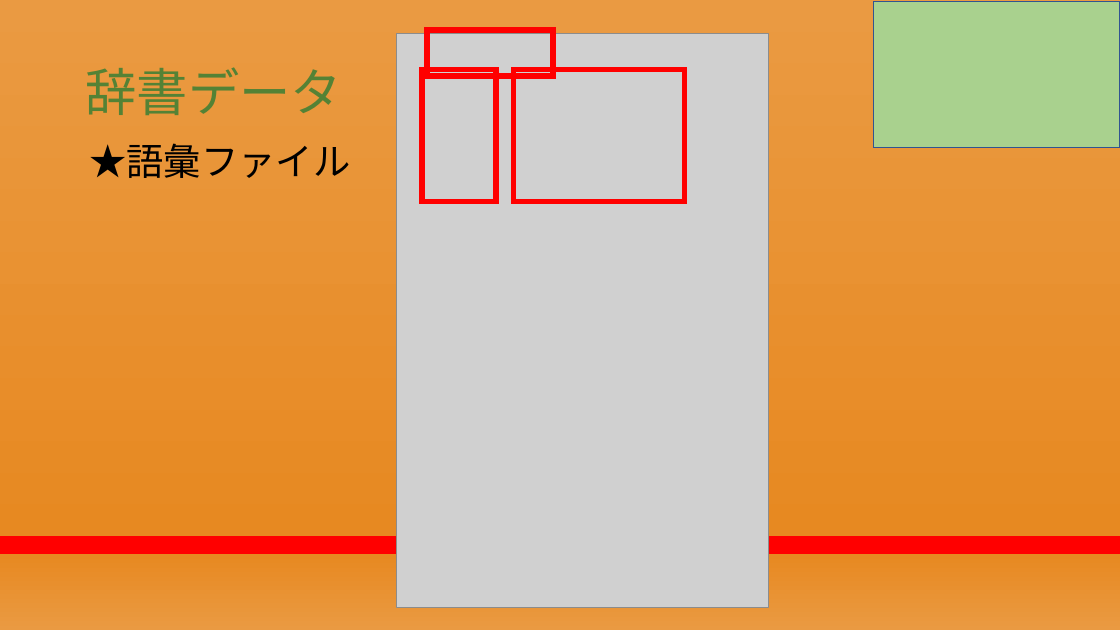
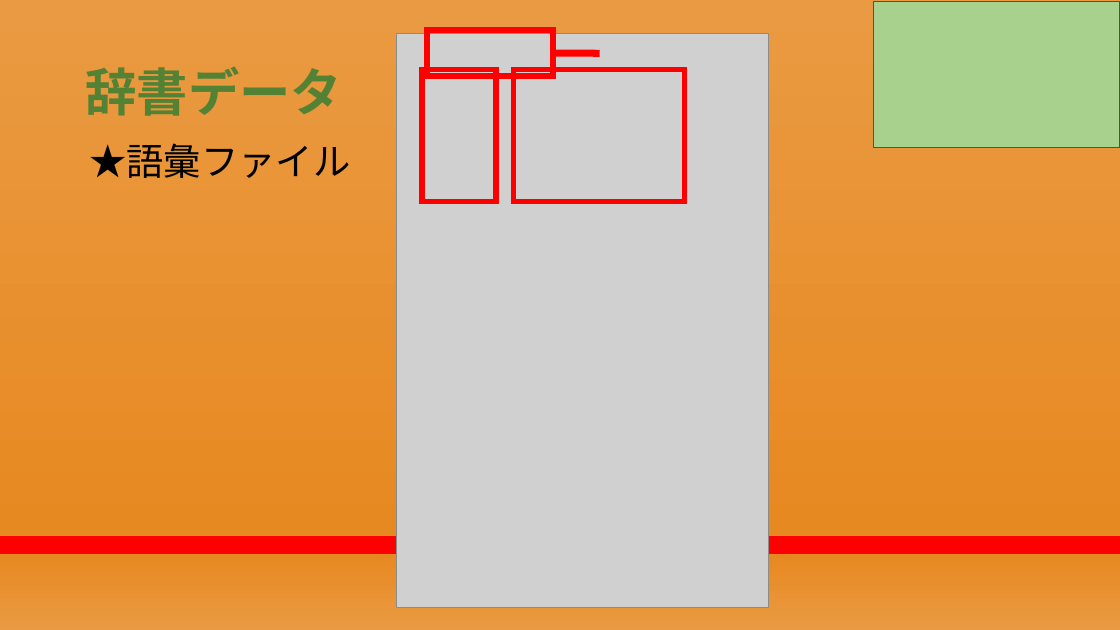
Before and after one commit to RikiishiSuzunosuke/AIspeaker_yosie, a slide deck: slide 10 of presentation/AIスピーカー開発_2.pptx. Drawn at 1120x630 pixels with LibreOffice and Linux fonts; fonts in the diff are those of the drawing; grey boxes stand for pictures. Boxes give left, top, right and bottom in pixels: in the first picture for what was removed or moved away, otherwise in the second. Text is boxed around its words. In the diff, an @@ line names an element or a change of style, - is before the commit and + after.

```diff
--- a/presentation/AIスピーカー開発_2.pptx
+++ b/presentation/AIスピーカー開発_2.pptx
@@ title "辞書データ" at <box>85,66,342,116</box>: bold on @@
@@ line added from (553, 53) to (600, 53), #FF0000 6 pt @@
```
Also in this commit, not shown: 23 other slides changed, 1 slide removed, 1 other file.
